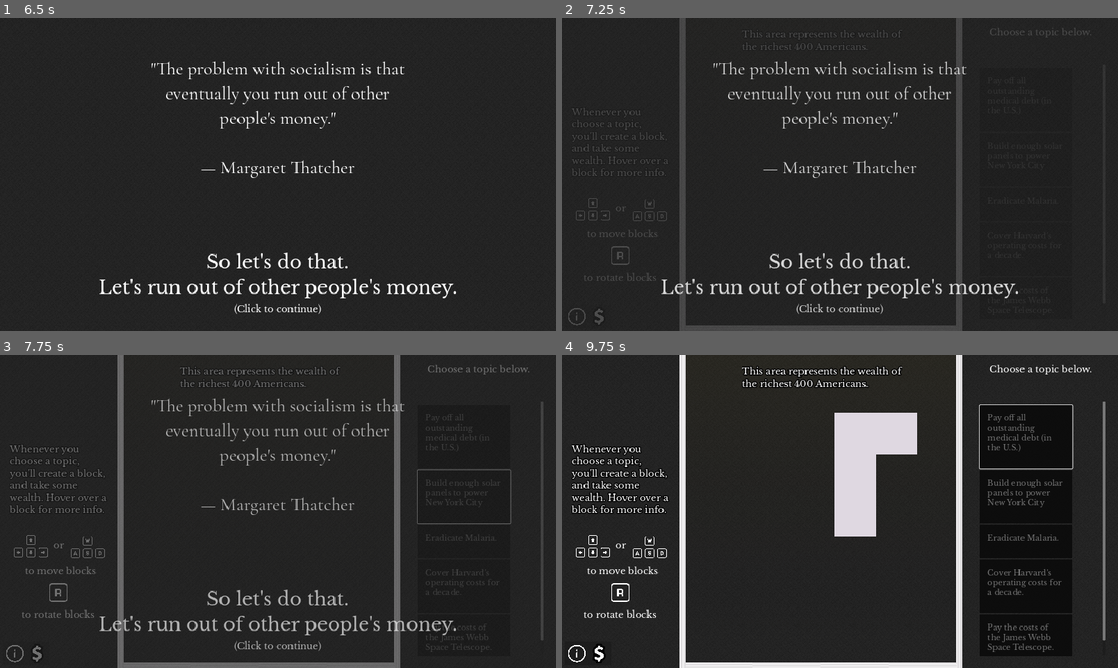
Above: before the commit, frames 1-4 (two rows, left to right).
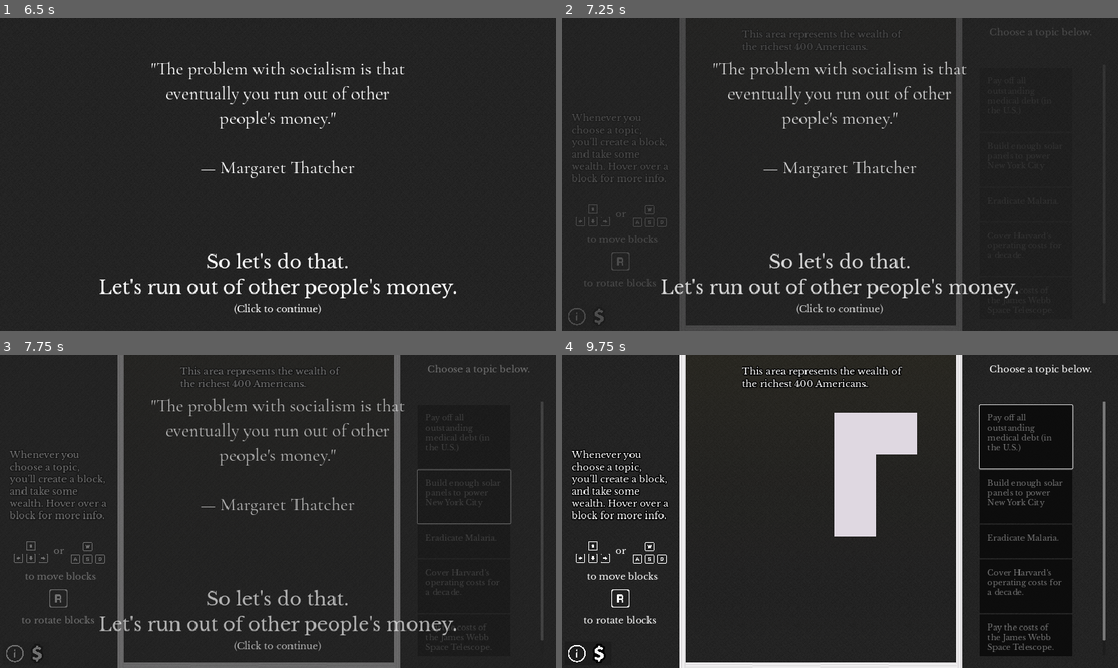
Above: after the commit, the same moments.

Repository: kksgandhi/other-peoples-money
Game: Godot game, scene res://scenes/game.tscn
The game is run twice, just before and just after one commit, with the same random seed, the same clock (stepped at 60 frames per second) and the same inputs.
Inputs (mouse positions are in pixels of both pictures, inside the frame that each line leads up to):
- Up to frame 1 (6.5 s): click (461, 108) at 0.52 s; click (16, 315) at 1.25 s; click (38, 315) at 2 s; tap Enter at 2.75, 5.75 s; move the mouse to (400, 158) at 2.77 s; hold Right (right) 2.78-3.53 s; tap R (rotate) every 0.75 s from 2.85 to 5.85 s; click (400, 158) at 2.92 s; tap Space at 3.5 s; move the mouse to (166, 190) at 3.52 s; hold Down (down) 3.53-4.28 s; click (166, 190) at 3.67 s; move the mouse to (333, 105) at 4.27 s; hold Right (right) 4.28-5.03 s; click (333, 105) at 4.42 s; move the mouse to (250, 237) at 5.02 s; hold W (up) 5.03-5.78 s; click (250, 237) at 5.17 s; move the mouse to (444, 221) at 5.77 s; hold Left (left) from 5.78 s (still down); click (444, 221) at 5.92 s
- Up to frame 2 (7.25 s): keep holding Left (left); tap Enter at 6.5 s; move the mouse to (673, 127) at 6.52 s; tap R (rotate) at 6.6 s; click (673, 127) at 6.67 s
- Up to frame 3 (7.75 s): tap Enter at 7.25 s; move the mouse to (305, 511) at 7.27 s; release Left (left) at 7.28 s; hold Down (down) from 7.28 s (still down); tap R (rotate) at 7.35 s; click (305, 511) at 7.42 s
- Up to frame 4 (9.75 s): tap Enter at 8 s; move the mouse to (756, 433) at 8.02 s; release Down (down) at 8.03 s; hold Right (right) 8.03-8.78 s; tap R (rotate) at 8.1, 8.85, 9.6 s; click (756, 433) at 8.17 s; move the mouse to (962, 495) at 8.77 s; hold W (up) 8.78-9.53 s; click (962, 495) at 8.92 s; move the mouse to (728, 527) at 9.52 s; hold Right (right) from 9.53 s (still down); click (728, 527) at 9.67 s

Frame 1 is identical in both runs. In frame 2, 1.2% of the frame differs, in the area x 1-20%, y 28-86%; in frame 3, 1.8%; in frame 4, 3.2%.

Commit message:
move instructions to UI layer
The instructions that tell the player that they can scroll and what a
block is have been moved to the UI layer. This means that they are no
longer left at the bottom, but instead stay on screen even as the game
scrolls

Diff:
--- a/game/scenes/game.tscn
+++ b/game/scenes/game.tscn
@@ -26,111 +26,6 @@
 
 [sub_resource type="GradientTexture1D" id="GradientTexture1D_57v3k"]
 gradient = SubResource("Gradient_rx4ev")
-
-[sub_resource type="Animation" id="Animation_5aawt"]
-length = 0.001
-tracks/0/type = "value"
-tracks/0/imported = false
-tracks/0/enabled = true
-tracks/0/path = NodePath(".:modulate")
-tracks/0/interp = 1
-tracks/0/loop_wrap = true
-tracks/0/keys = {
-"times": PackedFloat32Array(0),
-"transitions": PackedFloat32Array(1),
-"update": 0,
-"values": [Color(1, 1, 1, 1)]
-}
-
-[sub_resource type="Animation" id="Animation_26jns"]
-resource_name = "fade_in"
-length = 3.0
-tracks/0/type = "value"
-tracks/0/imported = false
-tracks/0/enabled = true
-tracks/0/path = NodePath(".:modulate")
-tracks/0/interp = 1
-tracks/0/loop_wrap = true
-tracks/0/keys = {
-"times": PackedFloat32Array(0, 0.333333),
-"transitions": PackedFloat32Array(1, 1),
-"update": 0,
-"values": [Color(1, 1, 1, 0), Color(1, 1, 1, 1)]
-}
-
-[sub_resource type="Animation" id="Animation_l02r3"]
-resource_name = "init_hide"
-tracks/0/type = "value"
-tracks/0/imported = false
-tracks/0/enabled = true
-tracks/0/path = NodePath(".:modulate")
-tracks/0/interp = 1
-tracks/0/loop_wrap = true
-tracks/0/keys = {
-"times": PackedFloat32Array(0),
-"transitions": PackedFloat32Array(1),
-"update": 0,
-"values": [Color(1, 1, 1, 0)]
-}
-
-[sub_resource type="AnimationLibrary" id="AnimationLibrary_qf3gq"]
-_data = {
-"RESET": SubResource("Animation_5aawt"),
-"fade_in": SubResource("Animation_26jns"),
-"init_hide": SubResource("Animation_l02r3")
-}
-
-[sub_resource type="Animation" id="Animation_mrpbc"]
-length = 0.001
-tracks/0/type = "value"
-tracks/0/imported = false
-tracks/0/enabled = true
-tracks/0/path = NodePath(".:modulate")
-tracks/0/interp = 1
-tracks/0/loop_wrap = true
-tracks/0/keys = {
-"times": PackedFloat32Array(0),
-"transitions": PackedFloat32Array(1),
-"update": 0,
-"values": [Color(1, 1, 1, 1)]
-}
-
-[sub_resource type="Animation" id="Animation_jhx8k"]
-resource_name = "fade_in"
-tracks/0/type = "value"
-tracks/0/imported = false
-tracks/0/enabled = true
-tracks/0/path = NodePath(".:modulate")
-tracks/0/interp = 1
-tracks/0/loop_wrap = true
-tracks/0/keys = {
-"times": PackedFloat32Array(0, 1),
-"transitions": PackedFloat32Array(1, 1),
-"update": 0,
-"values": [Color(1, 1, 1, 0), Color(1, 1, 1, 1)]
-}
-
-[sub_resource type="Animation" id="Animation_fu4ho"]
-resource_name = "init_hide"
-tracks/0/type = "value"
-tracks/0/imported = false
-tracks/0/enabled = true
-tracks/0/path = NodePath(".:modulate")
-tracks/0/interp = 1
-tracks/0/loop_wrap = true
-tracks/0/keys = {
-"times": PackedFloat32Array(0),
-"transitions": PackedFloat32Array(1),
-"update": 0,
-"values": [Color(1, 1, 1, 0)]
-}
-
-[sub_resource type="AnimationLibrary" id="AnimationLibrary_y7i5j"]
-_data = {
-"RESET": SubResource("Animation_mrpbc"),
-"fade_in": SubResource("Animation_jhx8k"),
-"init_hide": SubResource("Animation_fu4ho")
-}
 
 [sub_resource type="Animation" id="Animation_mhut5"]
 length = 0.001
@@ -191,6 +86,111 @@
 _data = {
 "RESET": SubResource("Animation_mhut5"),
 "fade_left_texts": SubResource("Animation_iqrlk")
+}
+
+[sub_resource type="Animation" id="Animation_5aawt"]
+length = 0.001
+tracks/0/type = "value"
+tracks/0/imported = false
+tracks/0/enabled = true
+tracks/0/path = NodePath(".:modulate")
+tracks/0/interp = 1
+tracks/0/loop_wrap = true
+tracks/0/keys = {
+"times": PackedFloat32Array(0),
+"transitions": PackedFloat32Array(1),
+"update": 0,
+"values": [Color(1, 1, 1, 1)]
+}
+
+[sub_resource type="Animation" id="Animation_26jns"]
+resource_name = "fade_in"
+length = 3.0
+tracks/0/type = "value"
+tracks/0/imported = false
+tracks/0/enabled = true
+tracks/0/path = NodePath(".:modulate")
+tracks/0/interp = 1
+tracks/0/loop_wrap = true
+tracks/0/keys = {
+"times": PackedFloat32Array(0, 0.333333),
+"transitions": PackedFloat32Array(1, 1),
+"update": 0,
+"values": [Color(1, 1, 1, 0), Color(1, 1, 1, 1)]
+}
+
+[sub_resource type="Animation" id="Animation_l02r3"]
+resource_name = "init_hide"
+tracks/0/type = "value"
+tracks/0/imported = false
+tracks/0/enabled = true
+tracks/0/path = NodePath(".:modulate")
+tracks/0/interp = 1
+tracks/0/loop_wrap = true
+tracks/0/keys = {
+"times": PackedFloat32Array(0),
+"transitions": PackedFloat32Array(1),
+"update": 0,
+"values": [Color(1, 1, 1, 0)]
+}
+
+[sub_resource type="AnimationLibrary" id="AnimationLibrary_qf3gq"]
+_data = {
+"RESET": SubResource("Animation_5aawt"),
+"fade_in": SubResource("Animation_26jns"),
+"init_hide": SubResource("Animation_l02r3")
+}
+
+[sub_resource type="Animation" id="Animation_mrpbc"]
+length = 0.001
+tracks/0/type = "value"
+tracks/0/imported = false
+tracks/0/enabled = true
+tracks/0/path = NodePath(".:modulate")
+tracks/0/interp = 1
+tracks/0/loop_wrap = true
+tracks/0/keys = {
+"times": PackedFloat32Array(0),
+"transitions": PackedFloat32Array(1),
+"update": 0,
+"values": [Color(1, 1, 1, 1)]
+}
+
+[sub_resource type="Animation" id="Animation_jhx8k"]
+resource_name = "fade_in"
+tracks/0/type = "value"
+tracks/0/imported = false
+tracks/0/enabled = true
+tracks/0/path = NodePath(".:modulate")
+tracks/0/interp = 1
+tracks/0/loop_wrap = true
+tracks/0/keys = {
+"times": PackedFloat32Array(0, 1),
+"transitions": PackedFloat32Array(1, 1),
+"update": 0,
+"values": [Color(1, 1, 1, 0), Color(1, 1, 1, 1)]
+}
+
+[sub_resource type="Animation" id="Animation_fu4ho"]
+resource_name = "init_hide"
+tracks/0/type = "value"
+tracks/0/imported = false
+tracks/0/enabled = true
+tracks/0/path = NodePath(".:modulate")
+tracks/0/interp = 1
+tracks/0/loop_wrap = true
+tracks/0/keys = {
+"times": PackedFloat32Array(0),
+"transitions": PackedFloat32Array(1),
+"update": 0,
+"values": [Color(1, 1, 1, 0)]
+}
+
+[sub_resource type="AnimationLibrary" id="AnimationLibrary_y7i5j"]
+_data = {
+"RESET": SubResource("Animation_mrpbc"),
+"fade_in": SubResource("Animation_jhx8k"),
+"init_hide": SubResource("Animation_fu4ho")
 }
 
 [sub_resource type="Animation" id="Animation_tfus2"]
@@ -418,84 +418,6 @@
 text = "Yup, this whole area, the wealth of just 400.
 A group that could fit in a small concert hall."
 
-[node name="block_instructions" type="Node2D" parent="Sidebar"]
-position = Vector2(0, 94)
-
-[node name="KeyboardArrowCluster" parent="Sidebar/block_instructions" instance=ExtResource("9_sbnu7")]
-position = Vector2(32, 383)
-scale = Vector2(0.5, 0.5)
-
-[node name="Label" type="Label" parent="Sidebar/block_instructions"]
-offset_left = 139.0
-offset_top = 396.0
-offset_right = 179.0
-offset_bottom = 427.0
-theme = ExtResource("10_ot3g2")
-text = "or"
-
-[node name="Label2" type="Label" parent="Sidebar/block_instructions"]
-offset_left = 64.0
-offset_top = 463.0
-offset_right = 251.0
-offset_bottom = 494.0
-theme = ExtResource("10_ot3g2")
-text = "to move blocks"
-
-[node name="Label3" type="Label" parent="Sidebar/block_instructions"]
-offset_left = 56.0
-offset_top = 576.0
-offset_right = 246.0
-offset_bottom = 607.0
-theme = ExtResource("10_ot3g2")
-text = "to rotate blocks"
-horizontal_alignment = 1
-
-[node name="keyboard_wasd_cluster" parent="Sidebar/block_instructions" instance=ExtResource("11_p3715")]
-position = Vector2(179, 385)
-scale = Vector2(0.5, 0.5)
-
-[node name="KeyboardROutline" type="Sprite2D" parent="Sidebar/block_instructions"]
-position = Vector2(151, 535)
-texture = ExtResource("12_jh5qb")
-
-[node name="block_instructions_fade_in" type="AnimationPlayer" parent="Sidebar/block_instructions"]
-unique_name_in_owner = true
-libraries = {
-"": SubResource("AnimationLibrary_qf3gq")
-}
-autoplay = "init_hide"
-
-[node name="RichTextLabel" type="RichTextLabel" parent="Sidebar/block_instructions"]
-offset_left = 25.0
-offset_top = 148.0
-offset_right = 283.0
-offset_bottom = 365.0
-theme = ExtResource("10_ot3g2")
-text = "Whenever you choose a topic, you'll create a block, and take some wealth. Hover over a block for more info."
-fit_content = true
-
-[node name="scroll_instructions" type="Node2D" parent="Sidebar"]
-
-[node name="MouseScrollVertical" type="Sprite2D" parent="Sidebar/scroll_instructions"]
-position = Vector2(38, 175)
-texture = ExtResource("14_as66l")
-
-[node name="Label4" type="Label" parent="Sidebar/scroll_instructions"]
-offset_left = 79.0
-offset_top = 140.0
-offset_right = 298.0
-offset_bottom = 239.0
-theme = ExtResource("10_ot3g2")
-text = "You can scroll
-up or down."
-
-[node name="scroll_instructions_fader" type="AnimationPlayer" parent="Sidebar/scroll_instructions"]
-unique_name_in_owner = true
-libraries = {
-"": SubResource("AnimationLibrary_y7i5j")
-}
-autoplay = "init_hide"
-
 [node name="Profit" parent="Sidebar" instance=ExtResource("13_h02hp")]
 offset_left = 392.0
 offset_top = -344.0
@@ -2830,6 +2752,85 @@
 script = ExtResource("16_gfsir")
 base_text = "As you run out of other people's money, this is what you've managed to do. Keep going, think you can squeeze a little more in?"
 
+[node name="block_instructions" type="Node2D" parent="UILayer"]
+position = Vector2(0, 95)
+
+[node name="KeyboardArrowCluster" parent="UILayer/block_instructions" instance=ExtResource("9_sbnu7")]
+position = Vector2(32, 383)
+scale = Vector2(0.5, 0.5)
+
+[node name="Label" type="Label" parent="UILayer/block_instructions"]
+offset_left = 139.0
+offset_top = 396.0
+offset_right = 179.0
+offset_bottom = 427.0
+theme = ExtResource("10_ot3g2")
+text = "or"
+
+[node name="Label2" type="Label" parent="UILayer/block_instructions"]
+offset_left = 64.0
+offset_top = 463.0
+offset_right = 251.0
+offset_bottom = 494.0
+theme = ExtResource("10_ot3g2")
+text = "to move blocks"
+
+[node name="Label3" type="Label" parent="UILayer/block_instructions"]
+offset_left = 56.0
+offset_top = 576.0
+offset_right = 246.0
+offset_bottom = 607.0
+theme = ExtResource("10_ot3g2")
+text = "to rotate blocks"
+horizontal_alignment = 1
+
+[node name="keyboard_wasd_cluster" parent="UILayer/block_instructions" instance=ExtResource("11_p3715")]
+position = Vector2(179, 385)
+scale = Vector2(0.5, 0.5)
+
+[node name="KeyboardROutline" type="Sprite2D" parent="UILayer/block_instructions"]
+position = Vector2(151, 535)
+texture = ExtResource("12_jh5qb")
+
+[node name="block_instructions_fade_in" type="AnimationPlayer" parent="UILayer/block_instructions"]
+unique_name_in_owner = true
+libraries = {
+"": SubResource("AnimationLibrary_qf3gq")
+}
+autoplay = "init_hide"
+
+[node name="RichTextLabel" type="RichTextLabel" parent="UILayer/block_instructions"]
+offset_left = 25.0
+offset_top = 148.0
+offset_right = 283.0
+offset_bottom = 365.0
+theme = ExtResource("10_ot3g2")
+text = "Whenever you choose a topic, you'll create a block, and take some wealth. Hover over a block for more info."
+fit_content = true
+
+[node name="scroll_instructions" type="Node2D" parent="UILayer"]
+position = Vector2(0, 1)
+
+[node name="MouseScrollVertical" type="Sprite2D" parent="UILayer/scroll_instructions"]
+position = Vector2(38, 175)
+texture = ExtResource("14_as66l")
+
+[node name="Label4" type="Label" parent="UILayer/scroll_instructions"]
+offset_left = 79.0
+offset_top = 140.0
+offset_right = 298.0
+offset_bottom = 239.0
+theme = ExtResource("10_ot3g2")
+text = "You can scroll
+up or down."
+
+[node name="scroll_instructions_fader" type="AnimationPlayer" parent="UILayer/scroll_instructions"]
+unique_name_in_owner = true
+libraries = {
+"": SubResource("AnimationLibrary_y7i5j")
+}
+autoplay = "init_hide"
+
 [node name="SplashLayer" type="CanvasLayer" parent="."]
 
 [node name="Splash" type="Node2D" parent="SplashLayer"]
